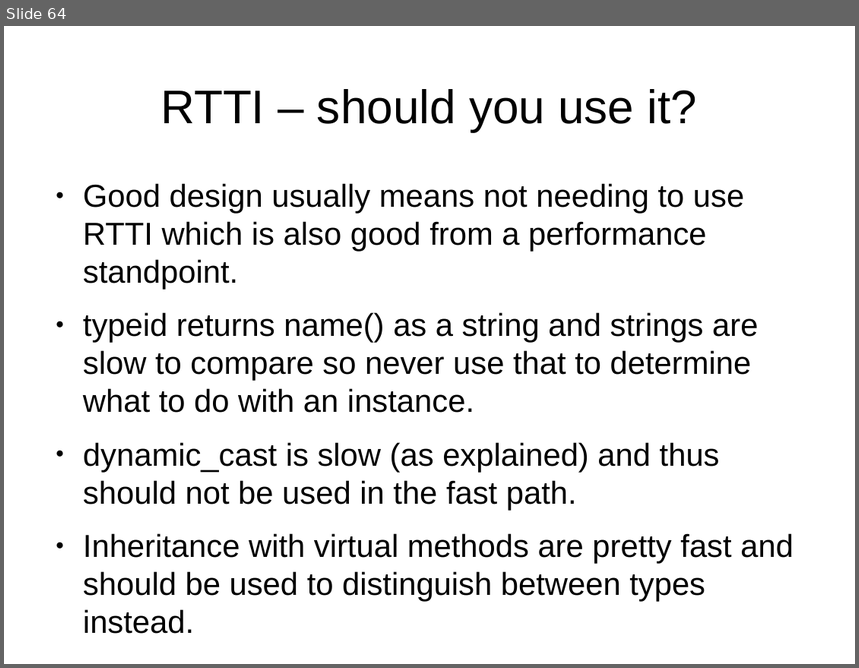
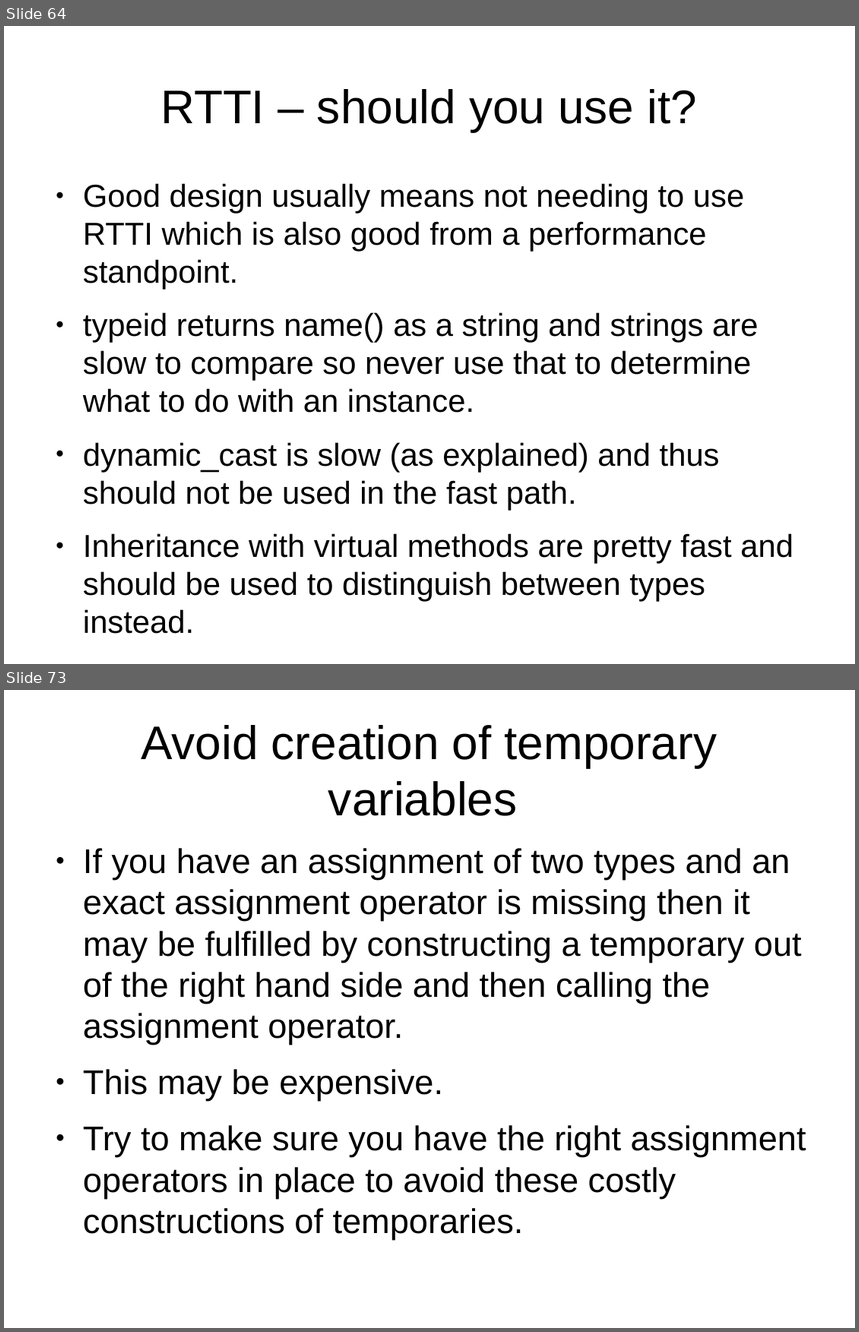
Before and after one commit to veltzer/demos-linux, a slide deck: multi_core/effective_cplusplus.odp. Shown one above the other, each under a label of ours: slide 64 before the commit, slides 64 and 73 after it; the slides between them are not shown. The pictures are 859x668 and 859x1332 pixels, drawn with LibreOffice and Linux fonts; fonts in the diff are those of the drawing. Boxes give left, top, right and bottom in pixels: in the first picture for what was removed or moved away, otherwise in the second. Text is boxed around its words. In the diff, an @@ line names an element or a change of style, - is before the commit and + after.

```diff
--- a/multi_core/effective_cplusplus.odp
+++ b/multi_core/effective_cplusplus.odp
@@ slide 73 added at (x1=4, y1=690, x2=855, y2=1328), background #FFFFFF @@
@@ title added at (x1=142, y1=725, x2=717, y2=816), 44 pt, text #000000 @@
+Avoid creation of temporary variables
@@ text added at (x1=83, y1=848, x2=807, y2=1239), 32 pt, text #000000 @@
+● If you have an assignment of two types and an exact assignment operator is missing then it may be fulfilled by constructing a temporary out of the right hand side and then calling the assignment operator.
+● This may be expensive.
+● Try to make sure you have the right assignment operators in place to avoid these costly constructions of temporaries.
```
Also in this commit, not shown: 12 other slides added, 1 other file.
